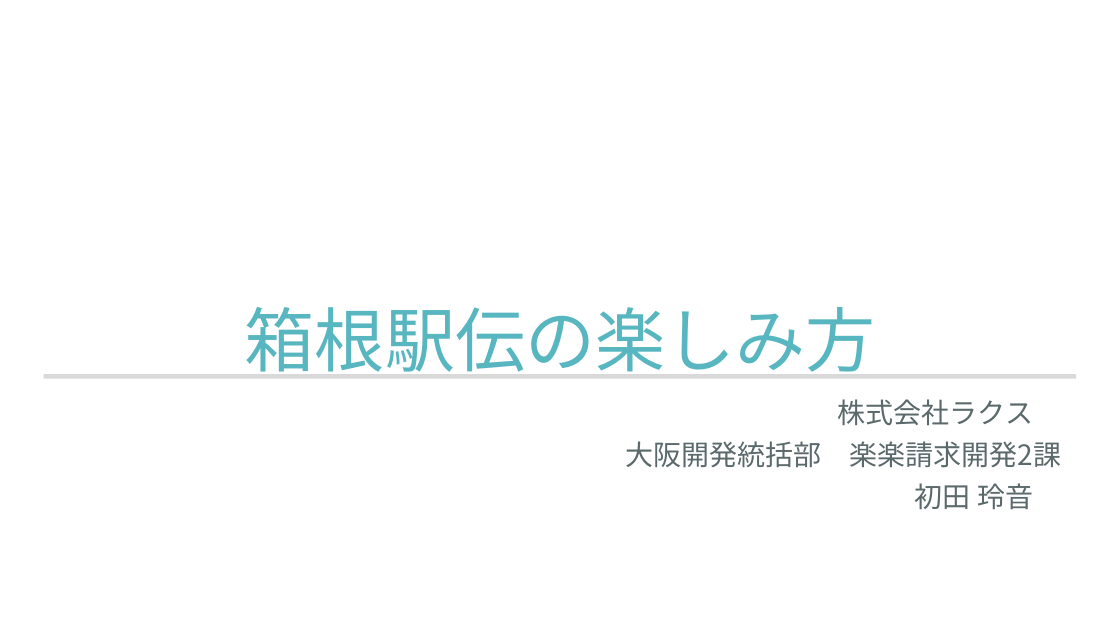
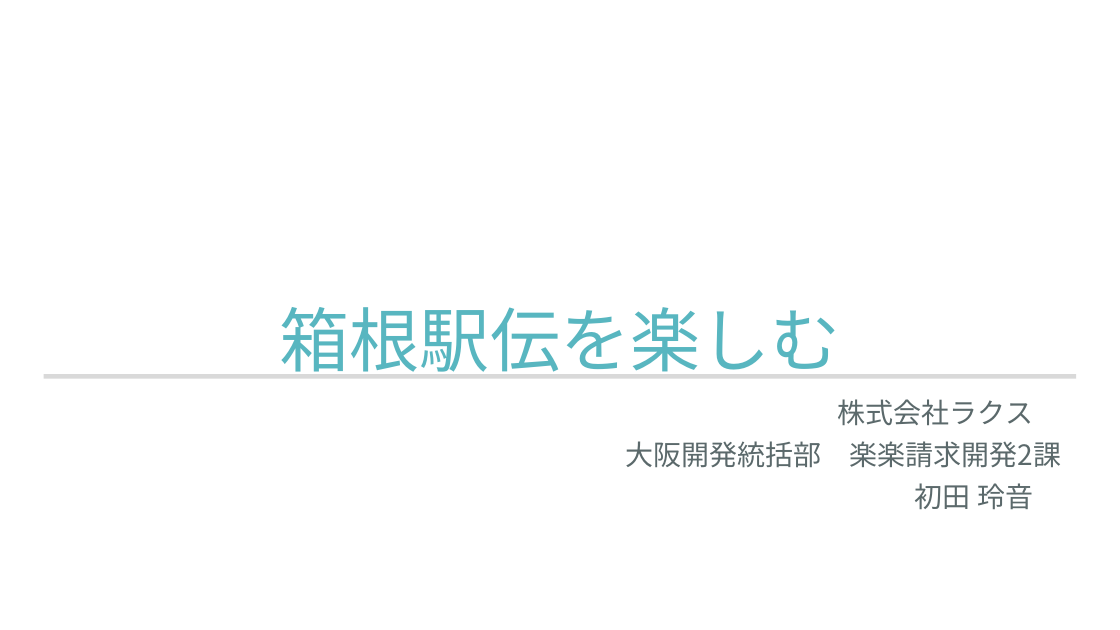
Before and after one commit to yamada-ai/java-prac, a slide deck: slide 1 of 2025_0131_箱根駅伝_aa.pptx. Drawn at 1120x630 pixels with LibreOffice and Linux fonts; fonts in the diff are those of the drawing. Boxes give left, top, right and bottom in pixels: in the first picture for what was removed or moved away, otherwise in the second. Text is boxed around its words. In the diff, an @@ line names an element or a change of style, - is before the commit and + after.

```diff
--- a/2025_0131_箱根駅伝_aa.pptx
+++ b/2025_0131_箱根駅伝_aa.pptx
@@ title at box(280, 307, 840, 372): text changed @@
-箱根駅伝の楽しみ方
+箱根駅伝を楽しむ
```
Also in this commit, not shown: 3 other slides changed, 5 slides added, 2 slides removed, 1 other file.
